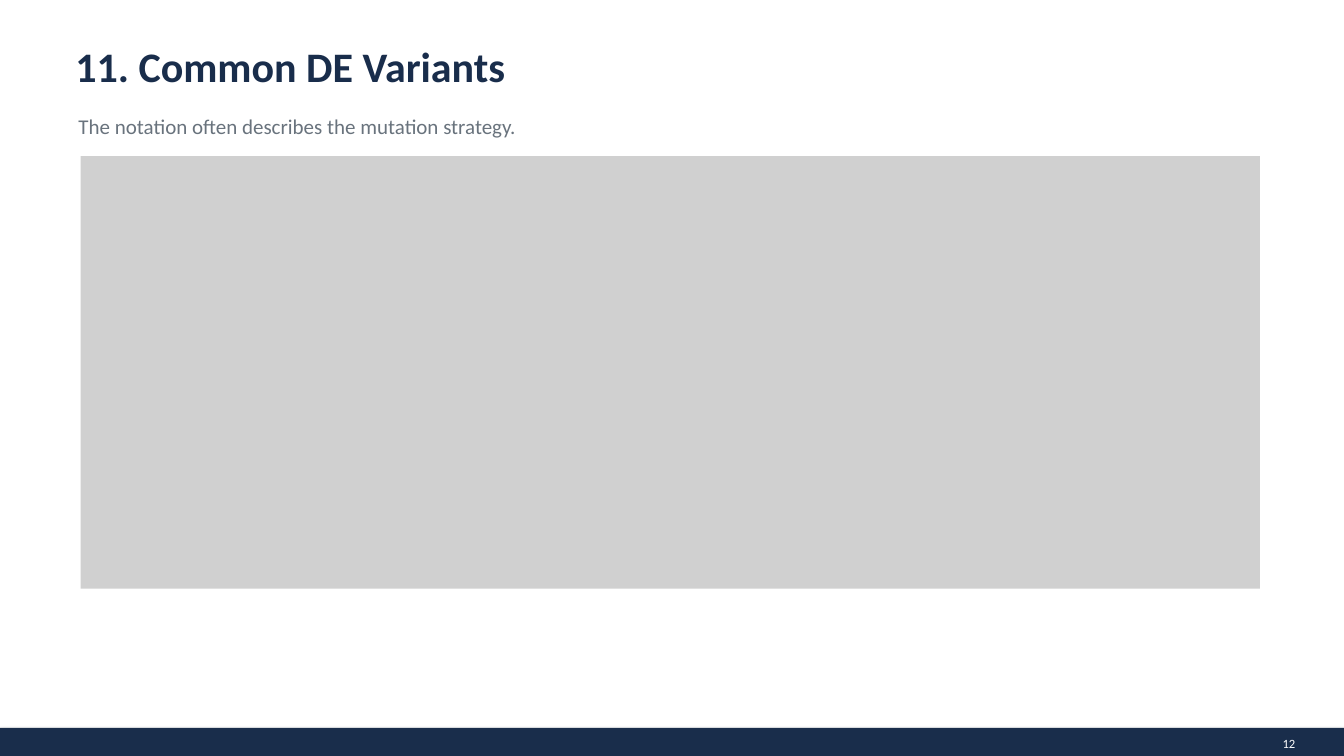
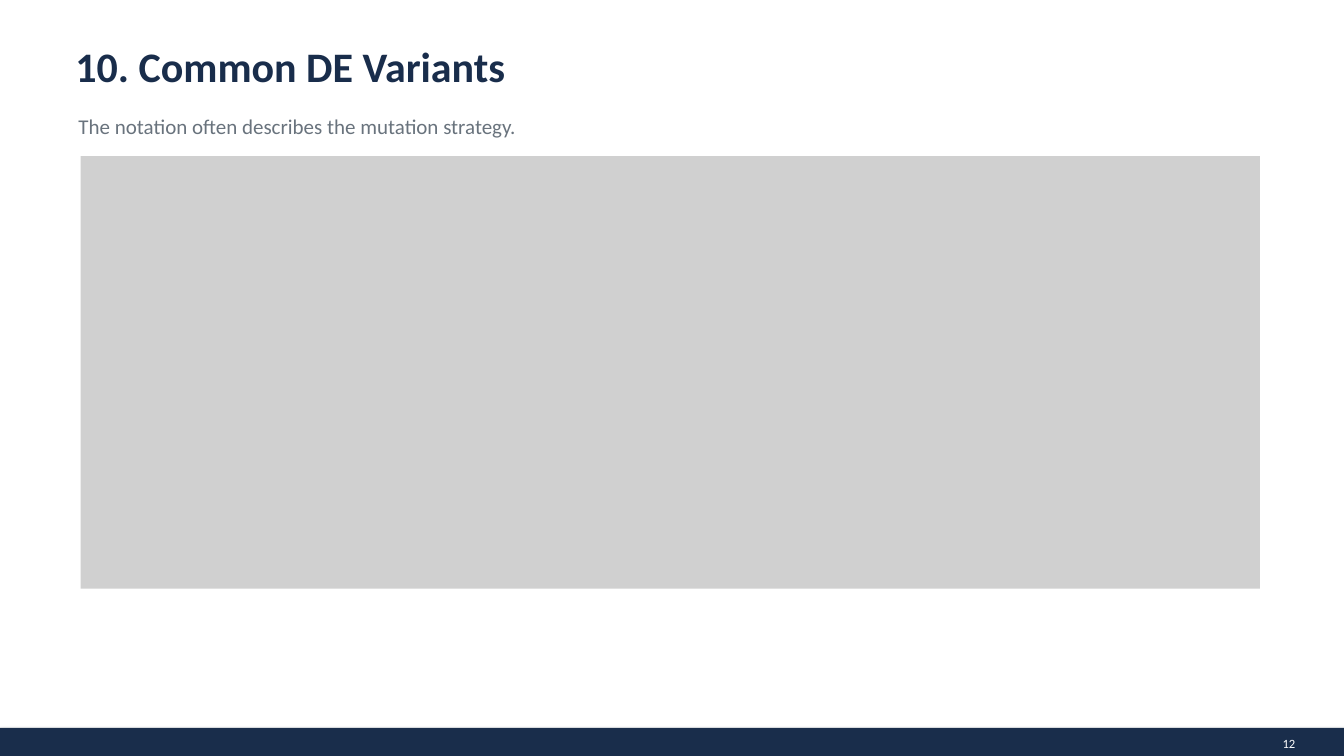
Before and after one commit to khaledmrasheed/khaledmrasheed.github.io, a slide deck: slide 11 of ECcourse/Differential_Evolution_Presentation.pptx (slide 12 before the commit). Drawn at 1344x756 pixels with LibreOffice and Linux fonts; fonts in the diff are those of the drawing; grey boxes stand for pictures. Boxes give left, top, right and bottom in pixels: in the first picture for what was removed or moved away, otherwise in the second. Text is boxed around its words. In the diff, an @@ line names an element or a change of style, - is before the commit and + after.

```diff
--- a/ECcourse/Differential_Evolution_Presentation.pptx
+++ b/ECcourse/Differential_Evolution_Presentation.pptx
@@ text at [75,52,506,83]: text changed @@
-11. Common DE Variants
+10. Common DE Variants
```
Also in this commit, not shown: 7 other slides changed, 1 slide removed.
